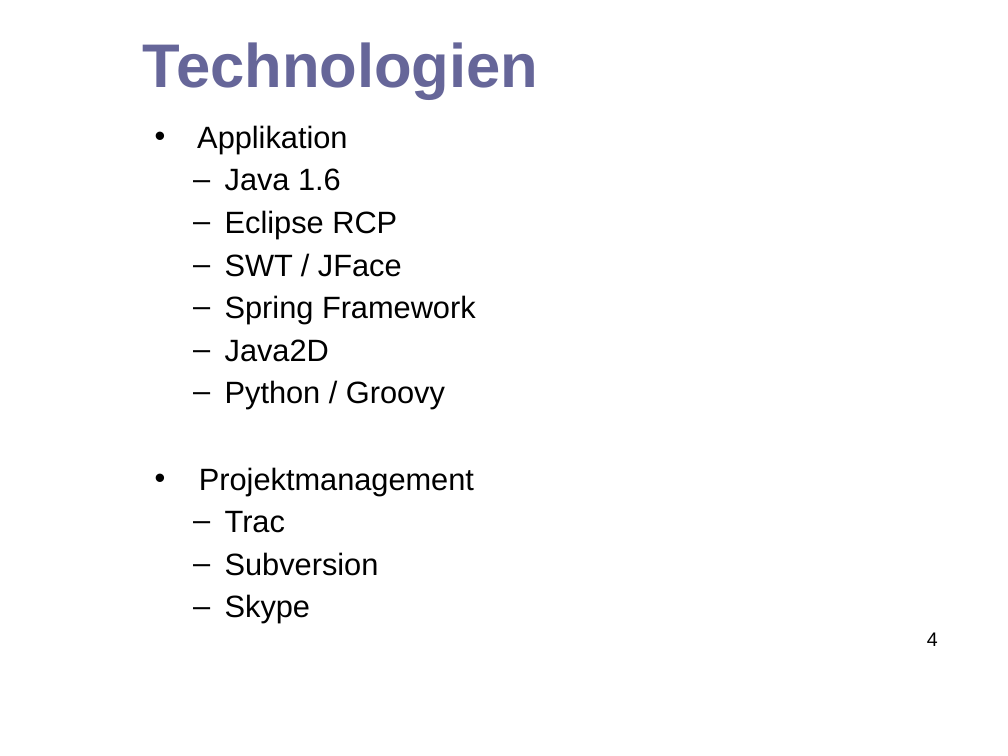
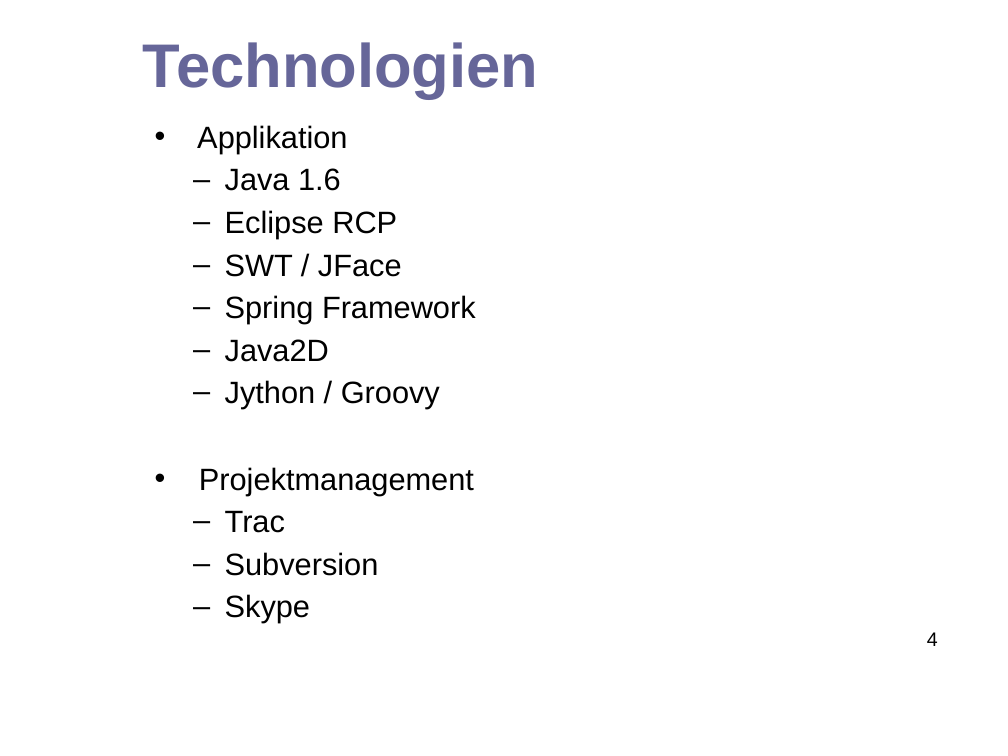
Before and after one commit to hheimbuerger/jacavi, a slide deck: slide 4 of docs/presentation documents/Abschlusspräsentation_JaCaVi.odp. Drawn at 1008x756 pixels with LibreOffice and Linux fonts; fonts in the diff are those of the drawing; background and template pictures are left out. Boxes give left, top, right and bottom in pixels: in the first picture for what was removed or moved away, otherwise in the second. Text is boxed around its words. In the diff, an @@ line names an element or a change of style, - is before the commit and + after.

```diff
--- a/docs/presentation documents/Abschlusspräsentation_JaCaVi.odp
+++ b/docs/presentation documents/Abschlusspräsentation_JaCaVi.odp
@@ text at [225, 380, 440, 409]: text changed @@
-  – Python / Groovy
+  – Jython / Groovy
```
Also in this commit, not shown: 3 other slides changed, 1 slide added, 2 slides removed.
